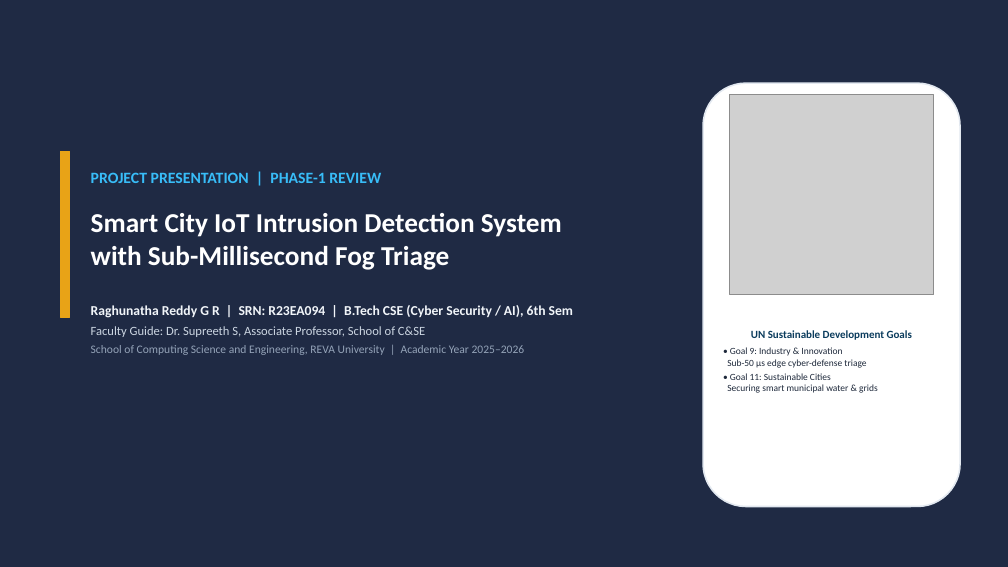
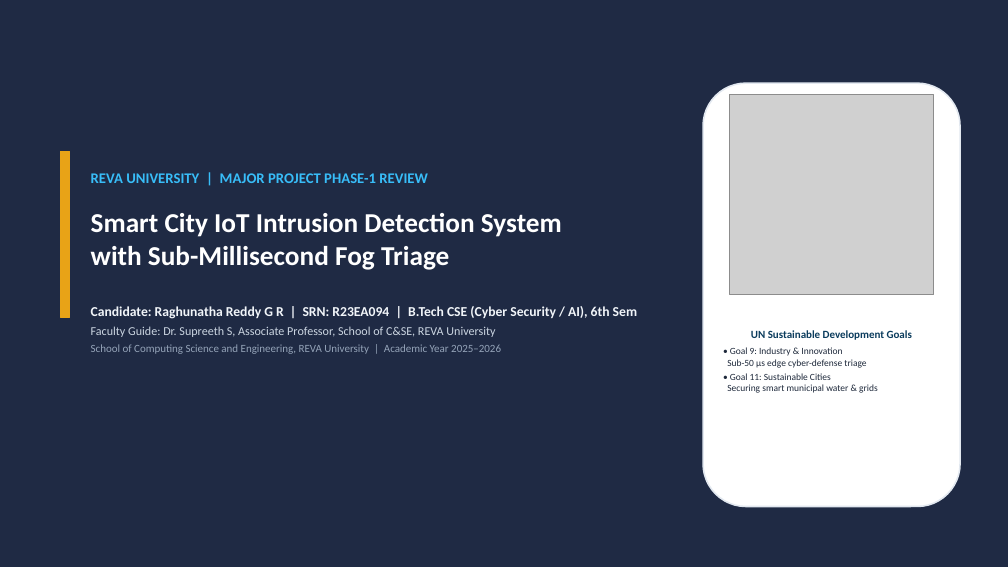
Before and after one commit to Raghunath2604/RIO_PROJECT-SMART_CITY-, a slide deck: slide 1 of docs/Project_Presentation_R23EA094.pptx. Drawn at 1008x567 pixels with LibreOffice and Linux fonts; fonts in the diff are those of the drawing; grey boxes stand for pictures. Boxes give left, top, right and bottom in pixels: in the first picture for what was removed or moved away, otherwise in the second. Text is boxed around its words. In the diff, an @@ line names an element or a change of style, - is before the commit and + after.

Commit message:
docs: finalize professional publication-grade project and RIO internship reports and presentations with zero template prompts

```diff
--- a/docs/Project_Presentation_R23EA094.pptx
+++ b/docs/Project_Presentation_R23EA094.pptx
@@ text at (x1=91, y1=173, x2=428, y2=183): text changed; size 15 to 14 pt @@
-PROJECT PRESENTATION | PHASE-1 REVIEW
+REVA UNIVERSITY | MAJOR PROJECT PHASE-1 REVIEW
@@ text at (x1=91, y1=306, x2=637, y2=337): text changed @@
-Raghunatha Reddy G R | SRN: R23EA094 | B.Tech CSE (Cyber Security / AI), 6th Sem
-Faculty Guide: Dr. Supreeth S, Associate Professor, School of C&SE
+Candidate: Raghunatha Reddy G R | SRN: R23EA094 | B.Tech CSE (Cyber Security / AI), 6th Sem
+Faculty Guide: Dr. Supreeth S, Associate Professor, School of C&SE, REVA University
@@ text at (x1=91, y1=344, x2=501, y2=354): size 11 to 10.5 pt in "School of Computing Science and Engineering, REVA ..." @@
```
Also in this commit, not shown: 1 other slide changed, 17 other files.
